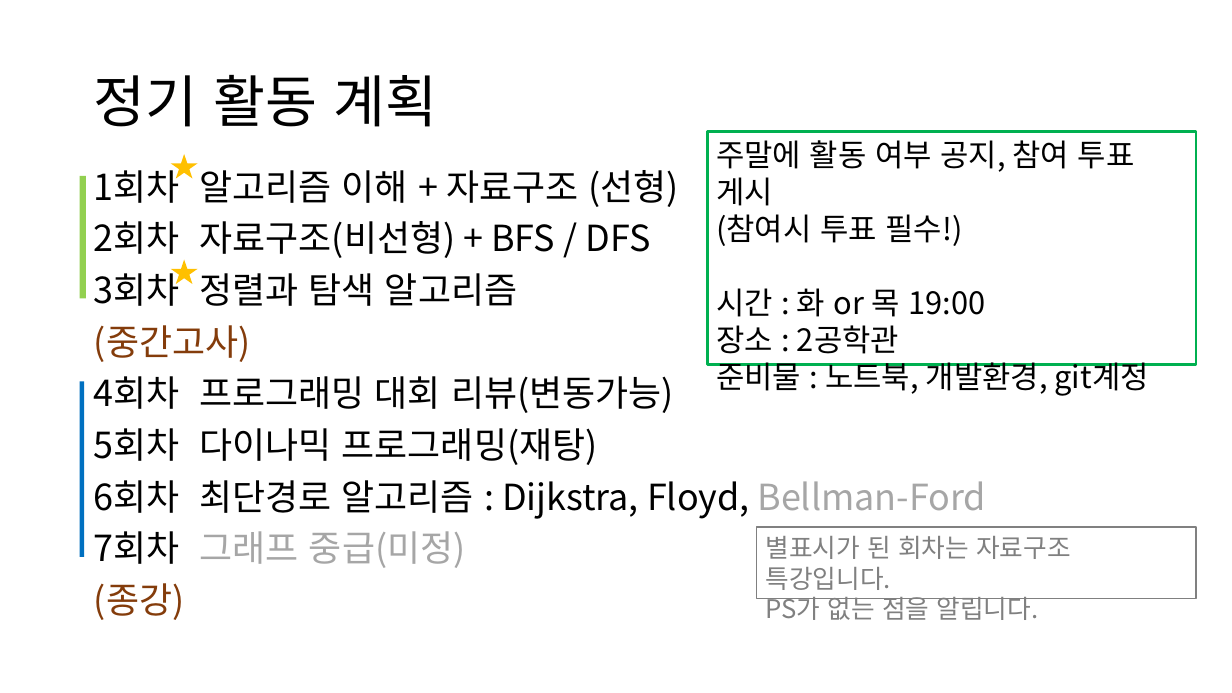
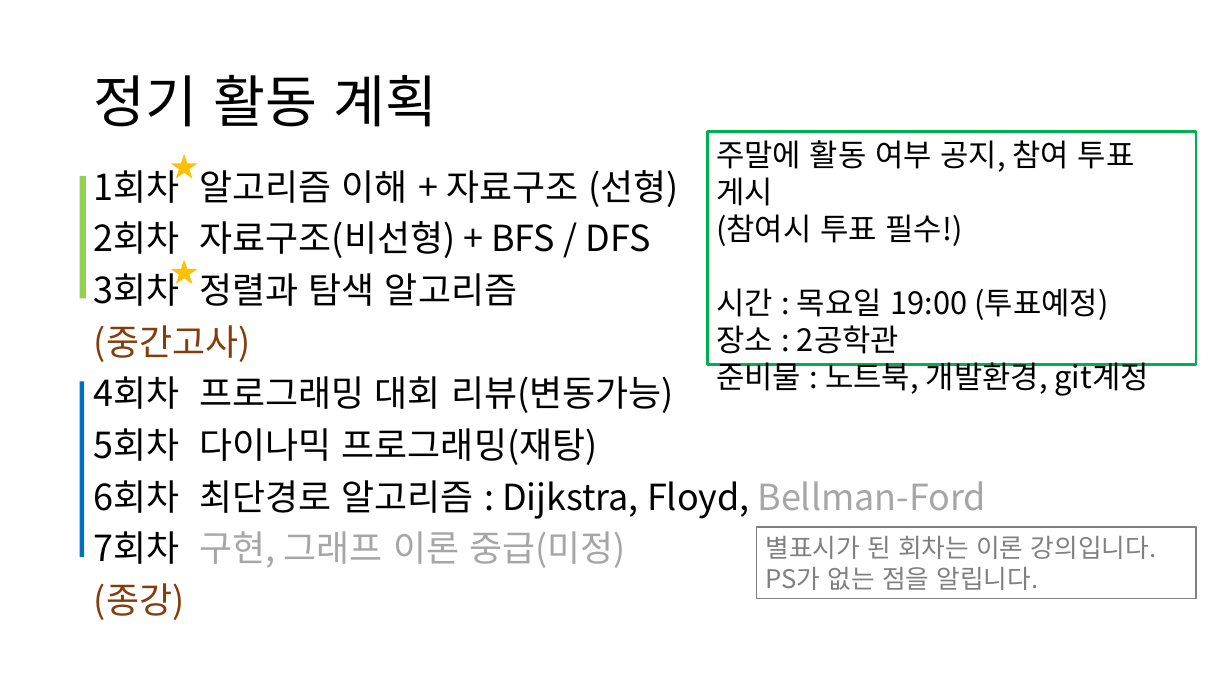
Before and after one commit to jm-kor-00/Seed_23-2nd, a slide deck: slide 4 of 2023 - 2학기 계획.pptx. Drawn at 1232x693 pixels with LibreOffice and Linux fonts; fonts in the diff are those of the drawing. Boxes give left, top, right and bottom in pixels: in the first picture for what was removed or moved away, otherwise in the second. Text is boxed around its words. In the diff, an @@ line names an element or a change of style, - is before the commit and + after.

```diff
--- a/2023 - 2학기 계획.pptx
+++ b/2023 - 2학기 계획.pptx
@@ text in rectangle at box(716, 288, 1108, 320): text changed @@
-시간 : 화 or 목 19:00
+시간 : 목요일 19:00 (투표예정)
@@ text at box(94, 531, 625, 568): text changed @@
-7회차 그래프 중급(미정)
+7회차 구현, 그래프 이론 중급(미정)
@@ text in rectangle at box(766, 536, 1157, 559): text changed @@
-별표시가 된 회차는 자료구조 특강입니다.
+별표시가 된 회차는 이론 강의입니다.
```
Also in this commit, not shown: 4 other slides changed, 1 other file.
